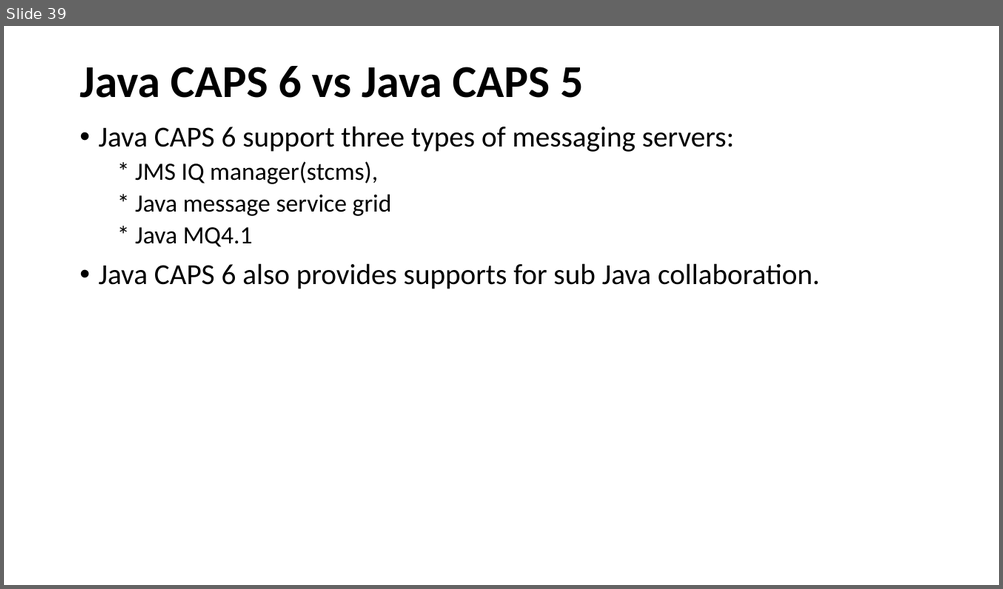
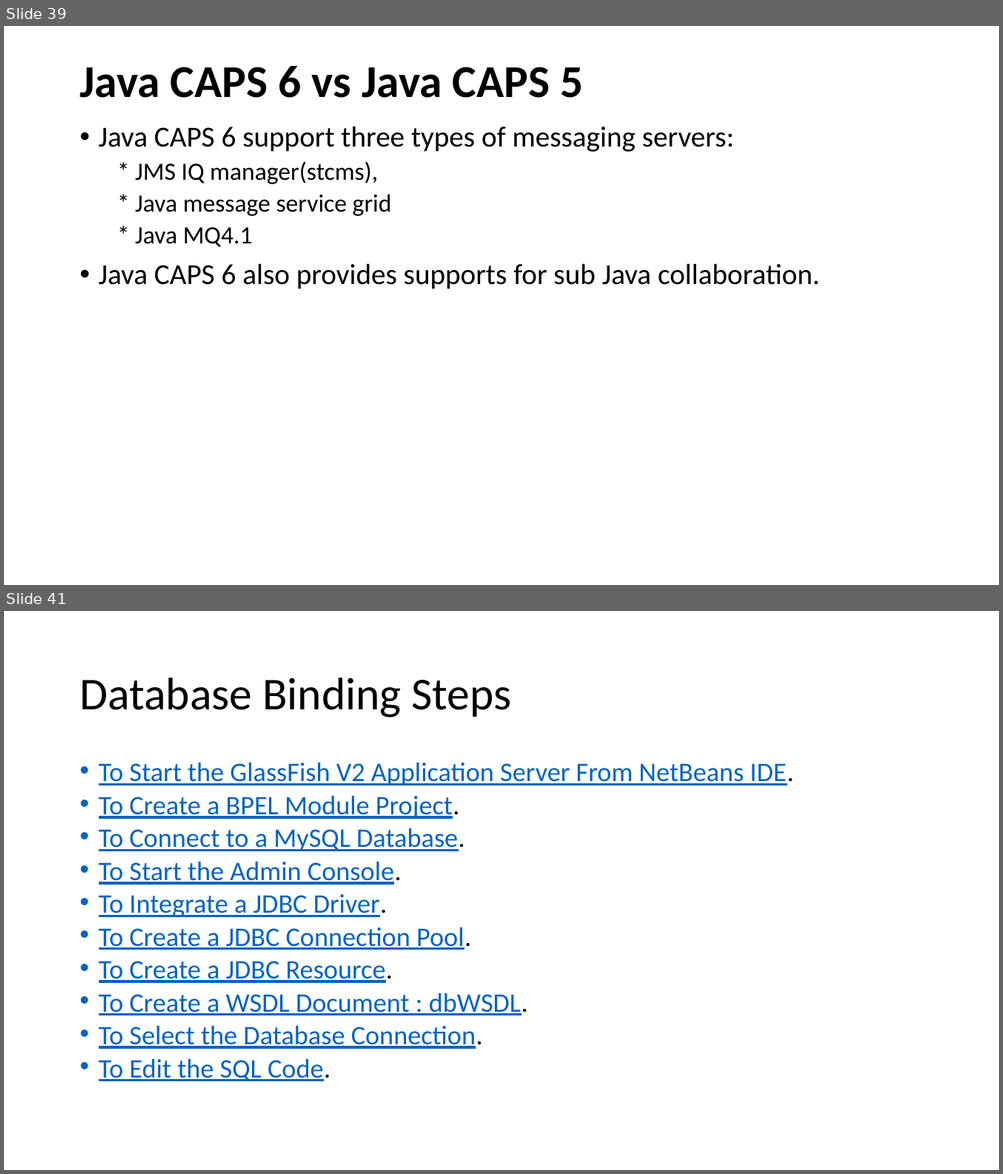
Before and after one commit to eswaribala/jcaps, a slide deck: JCAPS_63.pptx. Shown one above the other, each under a label of ours: slide 39 before the commit, slides 39 and 41 after it; the slides between them are not shown. The pictures are 1003x589 and 1003x1174 pixels, drawn with LibreOffice and Linux fonts; fonts in the diff are those of the drawing. Boxes give left, top, right and bottom in pixels: in the first picture for what was removed or moved away, otherwise in the second. Text is boxed around its words. In the diff, an @@ line names an element or a change of style, - is before the commit and + after.

```diff
--- a/JCAPS_63.pptx
+++ b/JCAPS_63.pptx
@@ slide 41 added at (x1=4, y1=611, x2=999, y2=1170), background #FFFFFF @@
@@ title added at (x1=79, y1=678, x2=512, y2=718), 44 pt, text #000000 @@
+Database Binding Steps
@@ text added at (x1=99, y1=762, x2=794, y2=1082), 25.9 pt, text #0563C1, underline @@
+• To Start the GlassFish V2 Application Server From NetBeans IDE.
+• To Create a BPEL Module Project.
+• To Connect to a MySQL Database.
+• To Start the Admin Console.
+• To Integrate a JDBC Driver.
+• To Create a JDBC Connection Pool.
+• To Create a JDBC Resource.
+• To Create a WSDL Document : dbWSDL.
+• To Select the Database Connection.
+• To Edit the SQL Code.
```
Also in this commit, not shown: 6 other slides added.
